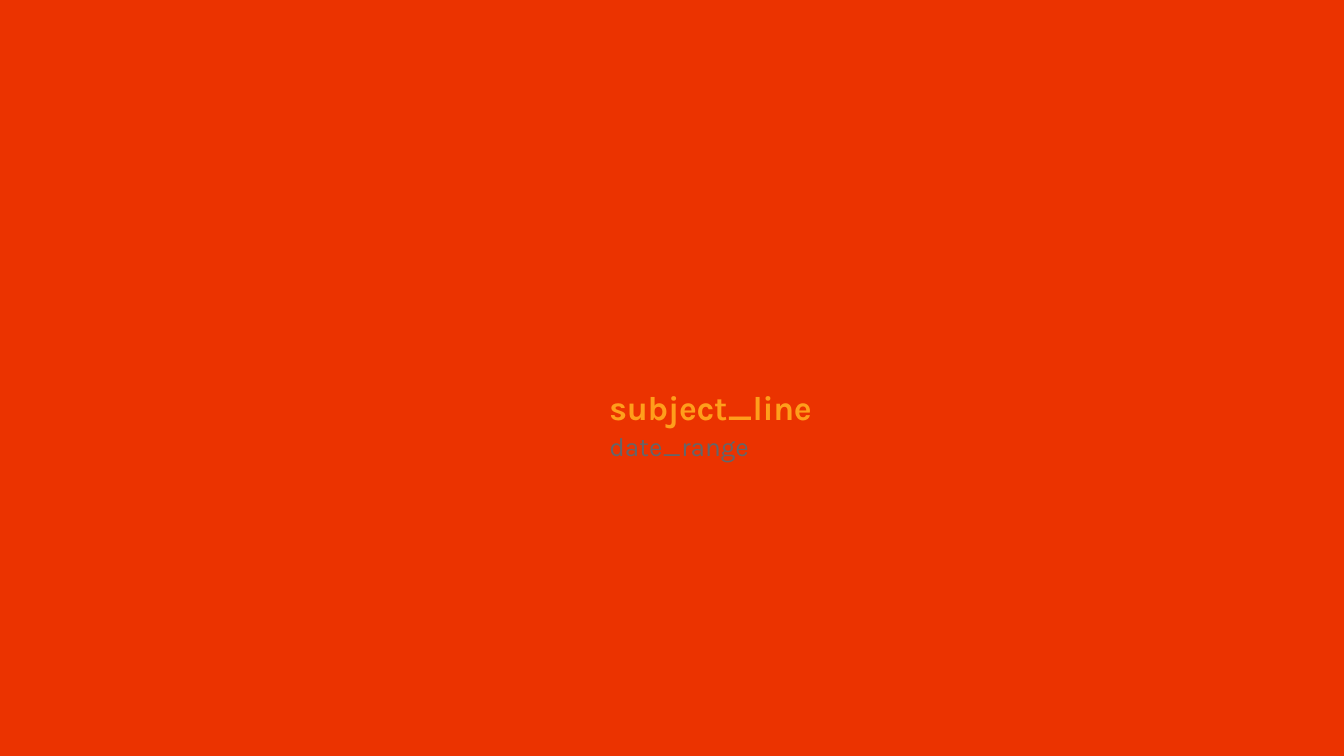
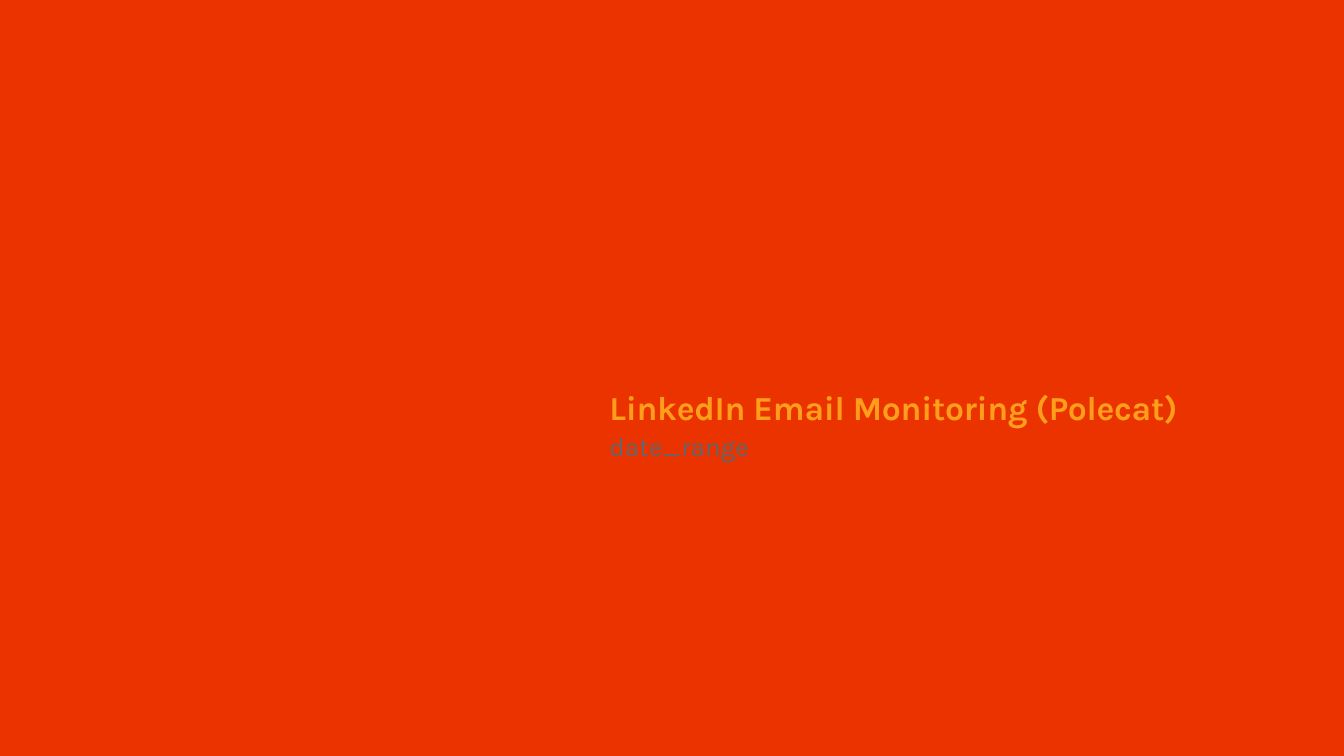
Before and after one commit to xpistos90210/templates, a slide deck: slide 1 of Linkedin_Master_Template.pptx. Drawn at 1344x756 pixels with LibreOffice and Linux fonts; fonts in the diff are those of the drawing; background and template pictures are left out. Boxes give left, top, right and bottom in pixels: in the first picture for what was removed or moved away, otherwise in the second. Text is boxed around its words. In the diff, an @@ line names an element or a change of style, - is before the commit and + after.

```diff
--- a/Linkedin_Master_Template.pptx
+++ b/Linkedin_Master_Template.pptx
@@ title at (609,395,1178,428): text changed @@
-subject_line
+LinkedIn Email Monitoring (Polecat)
```
